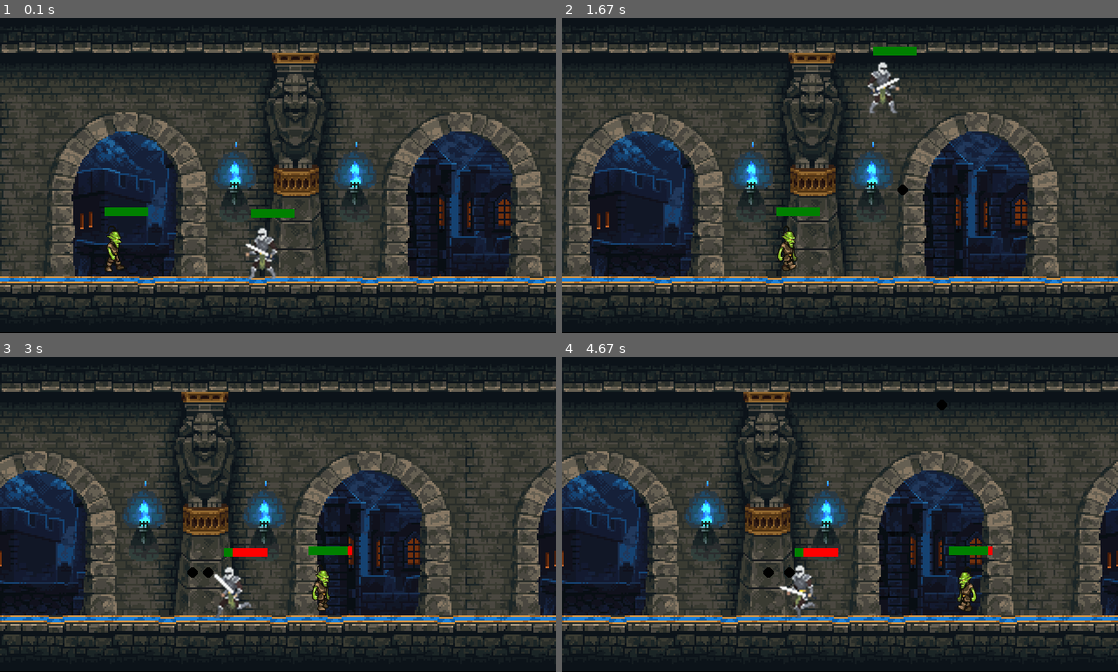
Above: before the commit, frames 1-4 (two rows, left to right).
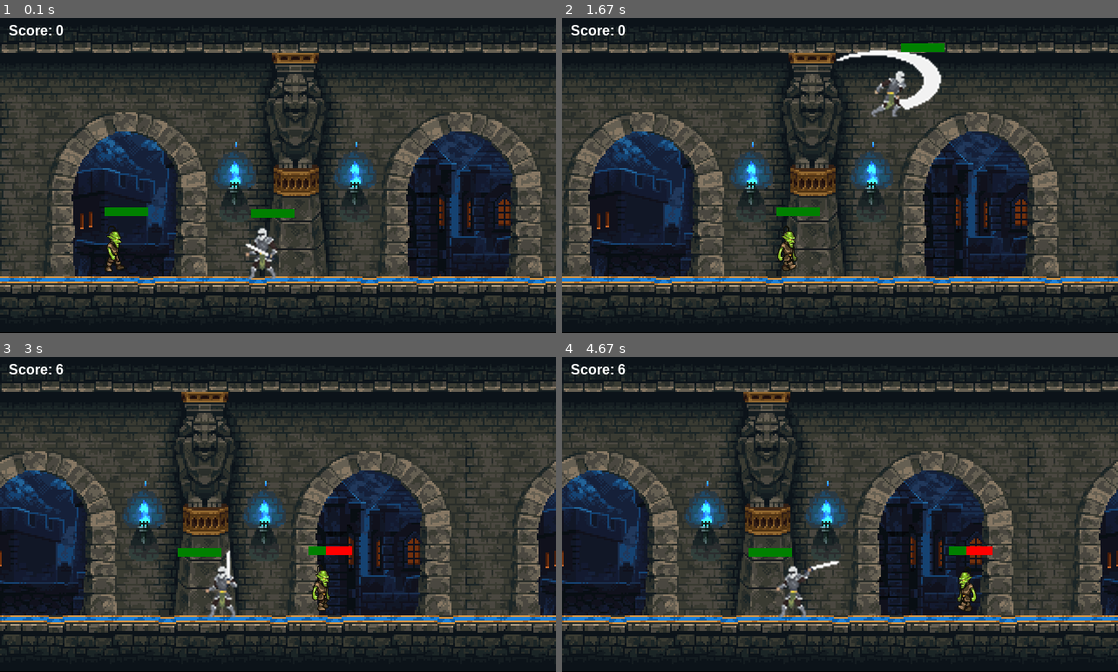
Above: after the commit, the same moments.

Repository: JonathanWang18/2DPythonGame
Game: pygame game, started from pygametest2/pygametest.py
The game is run twice, just before and just after one commit, with the same random seed, the same clock (stepped at 60 frames per second) and the same inputs.
Inputs:
- Up to frame 1 (0.1 s): no input
- Up to frame 2 (1.67 s): hold Space 0.33-0.8 s; hold Right 0.33-0.8 s; hold Right 0.83-1.3 s; tap Space at 0.9, 1.2, 1.4 s; hold Up 1.33-1.63 s
- Up to frame 3 (3 s): hold Right 1.67-2.13 s; tap Space at 1.73, 2.03, 2.23, 2.53, 2.8 s; hold Left 2.17-2.7 s; hold Left from 2.73 s (still down)
- Up to frame 4 (4.67 s): tap Space at 3.1, 3.23, 3.63, 3.93, 4.3, 4.6 s; release Left at 3.13 s; hold Up 3.17-3.53 s; hold Right 3.57-4.2 s; hold Left from 4.23 s (still down)

The runs differ from the first frame. In frame 1, 0.2% of the frame differs, in the area x 1-12%, y 2-6%; in frame 2, 2.0%, in the area x 1-69%, y 2-57%; in frame 3, 1.4%; in frame 4, 1.5%.

Commit message:
finished score

Diff:
--- a/pygametest2/pygametest.py
+++ b/pygametest2/pygametest.py
@@ -12,6 +12,12 @@
 attack2 = [pygame.image.load('NewImages/lattack1_1.png'), pygame.image.load('NewImages/lattack1_2.png'),
              pygame.image.load('NewImages/lattack1_3.png'), pygame.image.load('NewImages/lattack1_4.png'),
              pygame.image.load('NewImages/lattack1_5.png'), pygame.image.load('NewImages/lattack1_6.png')]
+jump1 = [pygame.image.load('NewImages/jump_1.png'), pygame.image.load('NewImages/jump_2.png'),
+             pygame.image.load('NewImages/jump_3.png'), pygame.image.load('NewImages/jump_4.png'),
+             pygame.image.load('NewImages/jump_5.png')]
+jump2 = [pygame.image.load('NewImages/ljump_1.png'), pygame.image.load('NewImages/ljump_2.png'),
+             pygame.image.load('NewImages/ljump_3.png'), pygame.image.load('NewImages/ljump_4.png'),
+             pygame.image.load('NewImages/ljump_5.png')]
 walkRight = [pygame.image.load('NewImages/ready_1.png'), pygame.image.load('NewImages/run_1.png'),
              pygame.image.load('NewImages/run_2.png'), pygame.image.load('NewImages/run_3.png'),
              pygame.image.load('NewImages/run_4.png'), pygame.image.load('NewImages/run_5.png'),
@@ -58,38 +64,41 @@
             self.visible = False
 
     def draw(self, win):
-        if self.attackCount + 1 >= 18:
-            self.visible = True
-            self.attackCount = 0
-            self.attacking = False
-        if self.attacking:
-            if self.right:
-                self.visible = False
-                win.blit(attack1[self.attackCount // 3], (self.x - 30, self.y - 30))
-                self.attackCount += 1
-            else:
-                self.visible = False
-                win.blit(attack2[self.attackCount // 3], (self.x - 70, self.y - 35))
-                self.attackCount += 1
-        if self.visible:
-            if self.walkCount + 1 >= 21:
-                self.walkCount = 0
-            if not (self.standing):
-                if self.left:
-                    win.blit(walkLeft[self.walkCount // 3], (self.x, self.y))
-                    self.walkCount += 1
-                elif self.right:
-                    win.blit(walkRight[self.walkCount // 3], (self.x, self.y))
-                    self.walkCount += 1
-            else:
+        if self.health > 0:
+            if self.attackCount + 1 >= 18:
+                self.visible = True
+                self.attackCount = 0
+                self.attacking = False
+            if self.attacking:
                 if self.right:
-                    win.blit(walkRight[0], (self.x, self.y))
+                    self.visible = False
+                    win.blit(attack1[self.attackCount // 3], (self.x - 30, self.y - 30))
+                    self.attackCount += 1
+                    self.hitbox = (self.x + 70, self.y + 24, 32, 60)
                 else:
-                    win.blit(walkLeft[0], (self.x, self.y))
+                    self.visible = False
+                    win.blit(attack2[self.attackCount // 3], (self.x - 80, self.y - 35))
+                    self.attackCount += 1
+                    self.hitbox = (self.x - 10, self.y + 24, 32, 60)
+            if self.visible:
+                if self.walkCount + 1 >= 21:
+                    self.walkCount = 0
+                if not self.standing:
+                    if self.left:
+                        win.blit(walkLeft[self.walkCount // 3], (self.x, self.y))
+                        self.walkCount += 1
+                    elif self.right:
+                        win.blit(walkRight[self.walkCount // 3], (self.x, self.y))
+                        self.walkCount += 1
+                else:
+                    if self.right:
+                        win.blit(walkRight[0], (self.x, self.y))
+                    else:
+                        win.blit(walkLeft[0], (self.x, self.y))
+                if not self.attacking:
+                    self.hitbox = (self.x + 38, self.y + 24, 32, 60)
             pygame.draw.rect(win, (255, 0, 0), (self.hitbox[0], self.hitbox[1] - 20, 50, 10))
             pygame.draw.rect(win, (0, 128, 0), (self.hitbox[0], self.hitbox[1] - 20, 50 - ((50 / 10) * (10 - self.health)), 10))
-            self.hitbox = (self.x + 38, self.y + 24, 32, 60)
-            #pygame.draw.rect(win, (255, 0, 0), self.hitbox, 2)
 
 
 class enemy(object):
@@ -157,25 +166,13 @@
             self.visible = False
         pass
 
-class projectile(object):
-    def __init__(self, x, y, radius, color, facing):
-        self.x = x
-        self.y = y
-        self.radius = radius
-        self.color = color
-        self.facing = facing
-        self.vel = 8 * facing
-
-    def draw(self, win):
-        pygame.draw.circle(win, self.color, (self.x, self.y), self.radius)
-
 def redrawGameWindow():
     win.blit(bg, (bgx, 0))
     win.blit(bg, (bgx2, 0))
+    text = font.render('Score: ' + str(score), 1, (255, 255, 255))
+    win.blit(text, (10, 5))
     man.draw(win)
     goblin.draw(win)
-    for bullet in bullets:
-        bullet.draw(win)
     pygame.display.update()
 
 # mainloop
@@ -190,92 +187,69 @@
 run = True
 while run:
     clock.tick(27)
-    if man.hitbox[1] < goblin.hitbox[1] + goblin.hitbox[3] and man.hitbox[1] > goblin.hitbox[1]:
-        if man.hitbox[0] + man.hitbox[2] > goblin.hitbox[0] and man.hitbox[0] < goblin.hitbox[0] + goblin.hitbox[2]:
-            man.hit()
-            score -= 5
-        if man.health == 0:
-            goblin.visible = False
-            bg = pygame.image.load('gameover.jpg')
-    if shootLoop > 0:
-        shootLoop += 1
-    if shootLoop > 3:
-        shootLoop = 0
+    if goblin.health > 0:
+        if not man.attacking:
+            if man.hitbox[1] < goblin.hitbox[1] + goblin.hitbox[3] and man.hitbox[1] > goblin.hitbox[1]:
+                if man.hitbox[0] + man.hitbox[2] > goblin.hitbox[0] and man.hitbox[0] < goblin.hitbox[0] + goblin.hitbox[2]:
+                    man.hit()
+                    score -= 5
+                if man.health == 0:
+                    goblin.visible = False
+                    bg = pygame.image.load('gameover.jpg')
+    if man.attacking:
+        if man.hitbox[1] < goblin.hitbox[1] + goblin.hitbox[3] and man.hitbox[1] > goblin.hitbox[1]:
+            if man.hitbox[0] + man.hitbox[2] > goblin.hitbox[0] and man.hitbox[0] < goblin.hitbox[0] + goblin.hitbox[2]:
+                goblin.hit()
+                score += 1
     for event in pygame.event.get():
         if event.type == pygame.QUIT:
             run = False
-
-    for bullet in bullets:
-        if bullet.y - bullet.radius < goblin.hitbox[1] + goblin.hitbox[3] and bullet.y + bullet.radius > goblin.hitbox[1]:
-            if bullet.x + bullet.radius > goblin.hitbox[0] and bullet.x - bullet.radius < goblin.hitbox[0] + goblin.hitbox[2]:
-                goblin.hit()
-                score += 1
-                bullets.pop(bullets.index(bullet))
-        if bullet.x < 500 and bullet.x > 0:
-            bullet.x += bullet.vel
-        else:
-            bullets.pop(bullets.index(bullet))
-
     keys = pygame.key.get_pressed()
-
-    if keys[pygame.K_SPACE] and shootLoop == 0:
-        if man.left:
-            facing = -1
-        else:
-            facing = 1
-
-        if len(bullets) < 5:
-            bullets.append(
-                projectile(round(man.x + man.width // 2), round(man.y + man.height // 2), 6, (0, 0, 0), facing))
-        shootLoop = 1
-    if keys[pygame.K_z]:
-        if man.left:
-            facing = -1
-        else:
-            facing = 1
+    if keys[pygame.K_SPACE]:
         man.attacking = True
-    if keys[pygame.K_LEFT]:
-        man.vel = -5
-        man.left = True
-        man.right = False
-        man.standing = False
-    elif keys[pygame.K_RIGHT]:
-        man.vel = 5
-        man.right = True
-        man.left = False
-        man.standing = False
-    else:
-        man.standing = True
-        man.walkCount = 0
-        man.vel = 0
-
-    if not (man.isJump):
-        if keys[pygame.K_UP]:
-            man.isJump = True
+    if man.health > 0:
+        if keys[pygame.K_LEFT]:
+            man.vel = -5
+            man.left = True
+            man.right = False
+            man.standing = False
+        elif keys[pygame.K_RIGHT]:
+            man.vel = 5
+            man.right = True
+            man.left = False
+            man.standing = False
+        else:
+            man.standing = True
             man.walkCount = 0
-    else:
-        if man.jumpCount >= -10:
-            neg = 1
-            if man.jumpCount < 0:
-                neg = -1
-            man.y -= (man.jumpCount ** 2) * 0.5 * neg
-            man.jumpCount -= 1
-        else:
-            man.isJump = False
-            man.jumpCount = 10
-
-    man.x += man.vel
-
-    if man.x < 5:
-        man.x = 5
-    if man.x > 318:
-        man.x = 319
-    if man.x > 318 and (keys[pygame.K_RIGHT]):
-        man.x = 319
-        bgx -= 4
-        bgx2 -= 4
-        currentbgxpos = bgx
-        currentbgx2pos = bgx2
+            man.vel = 0
+
+        if not (man.isJump):
+            if keys[pygame.K_UP]:
+                man.isJump = True
+                man.walkCount = 0
+        else:
+            if man.jumpCount >= -10:
+                neg = 1
+                if man.jumpCount < 0:
+                    neg = -1
+                man.y -= (man.jumpCount ** 2) * 0.5 * neg
+                man.jumpCount -= 1
+            else:
+                man.isJump = False
+                man.jumpCount = 10
+
+        man.x += man.vel
+
+        if man.x < 5:
+            man.x = 5
+        if man.x > 318:
+            man.x = 319
+        if man.x > 318 and (keys[pygame.K_RIGHT]):
+            man.x = 319
+            bgx -= 4
+            bgx2 -= 4
+            currentbgxpos = bgx
+            currentbgx2pos = bgx2
 
 
     bgx = currentbgxpos
Binary file changed: pygametest2/NewImages/jump_1.png
Binary file changed: pygametest2/NewImages/jump_2.png
Binary file changed: pygametest2/NewImages/jump_3.png
Binary file changed: pygametest2/NewImages/jump_4.png
Binary file changed: pygametest2/NewImages/jump_5.png
Binary file added: pygametest2/NewImages/ljump_1.png
Binary file added: pygametest2/NewImages/ljump_2.png
Binary file added: pygametest2/NewImages/ljump_3.png
Binary file added: pygametest2/NewImages/ljump_4.png
Binary file added: pygametest2/NewImages/ljump_5.png
